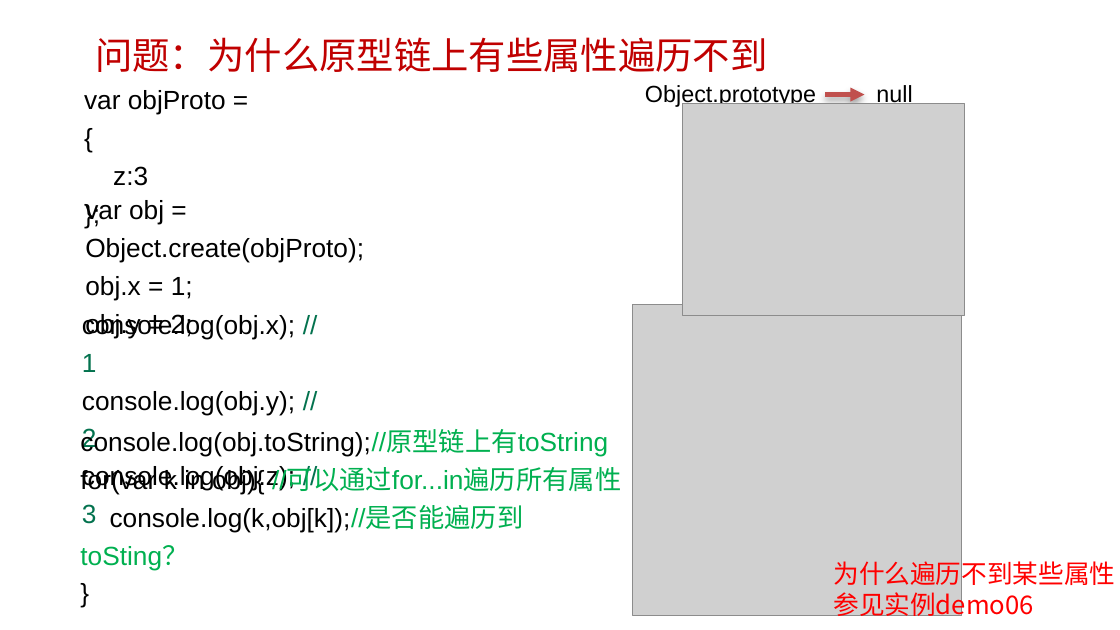
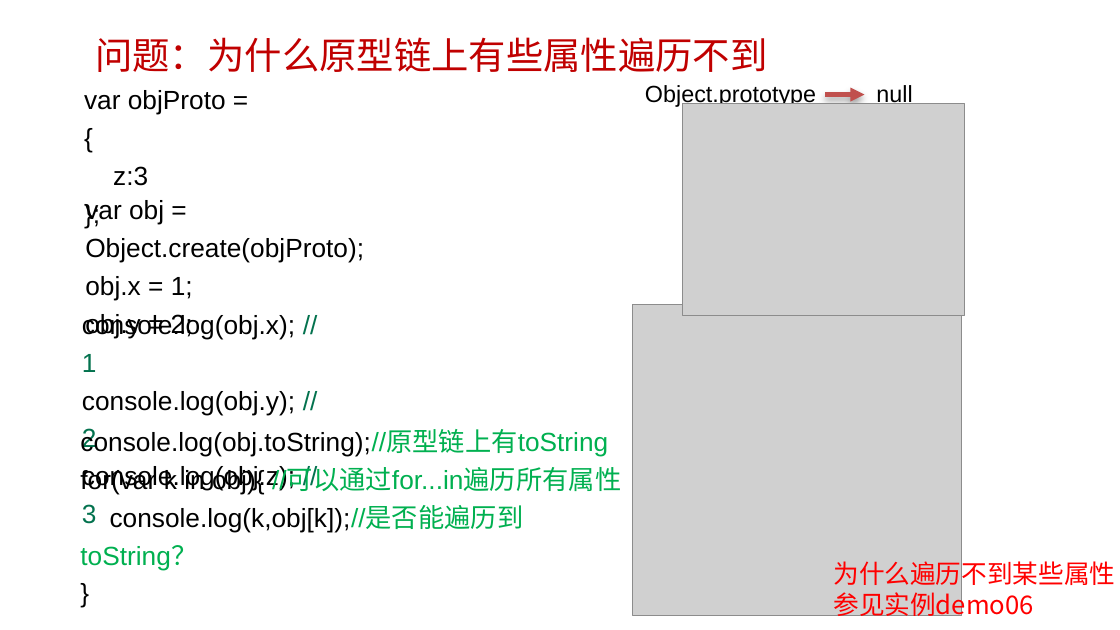
Before and after one commit to edu2act/course-javascript-advanced, a slide deck: slide 15 of 课程PPT/06.JavaScript对象（6、对象属性特性）.pptx. Drawn at 1120x630 pixels with LibreOffice and Linux fonts; fonts in the diff are those of the drawing; grey boxes stand for pictures; background and template pictures are left out. Boxes give left, top, right and bottom in pixels: in the first picture for what was removed or moved away, otherwise in the second. Text is boxed around its words. In the diff, an @@ line names an element or a change of style, - is before the commit and + after.

```diff
--- a/课程PPT/06.JavaScript对象（6、对象属性特性）.pptx
+++ b/课程PPT/06.JavaScript对象（6、对象属性特性）.pptx
@@ text at [80,505,524,570]: text changed @@
-console.log(k,obj[k]);//是否能遍历到toSting？
+console.log(k,obj[k]);//是否能遍历到toString？
```
Also in this commit, not shown: 1 other slide changed, 3 other files.
